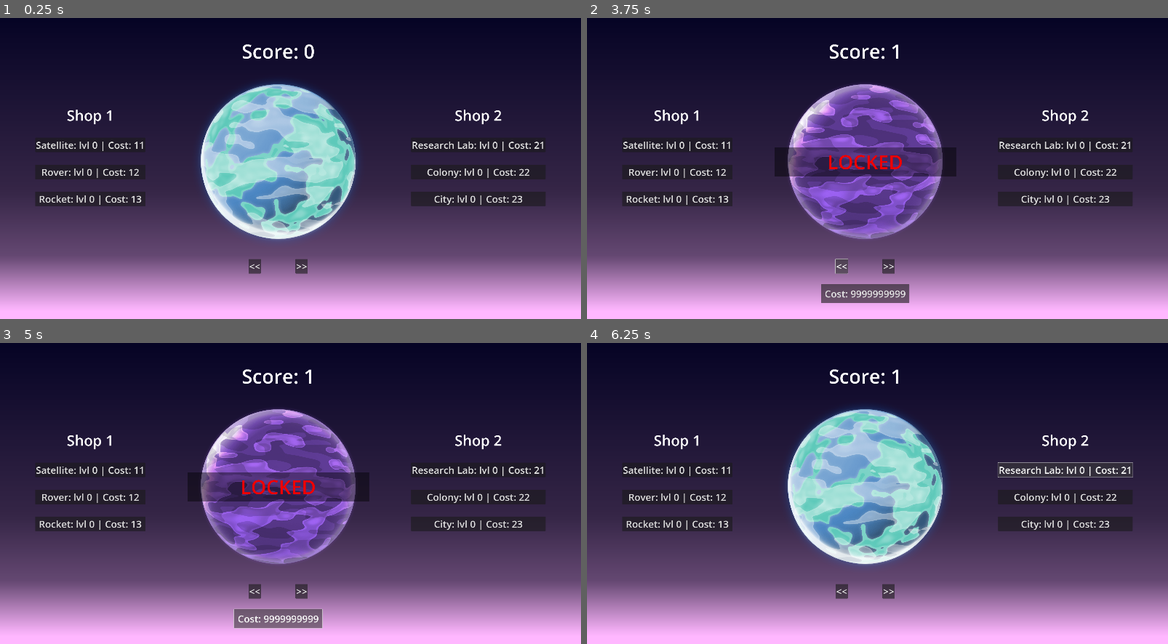
Above: before the commit, frames 1-4 (two rows, left to right).
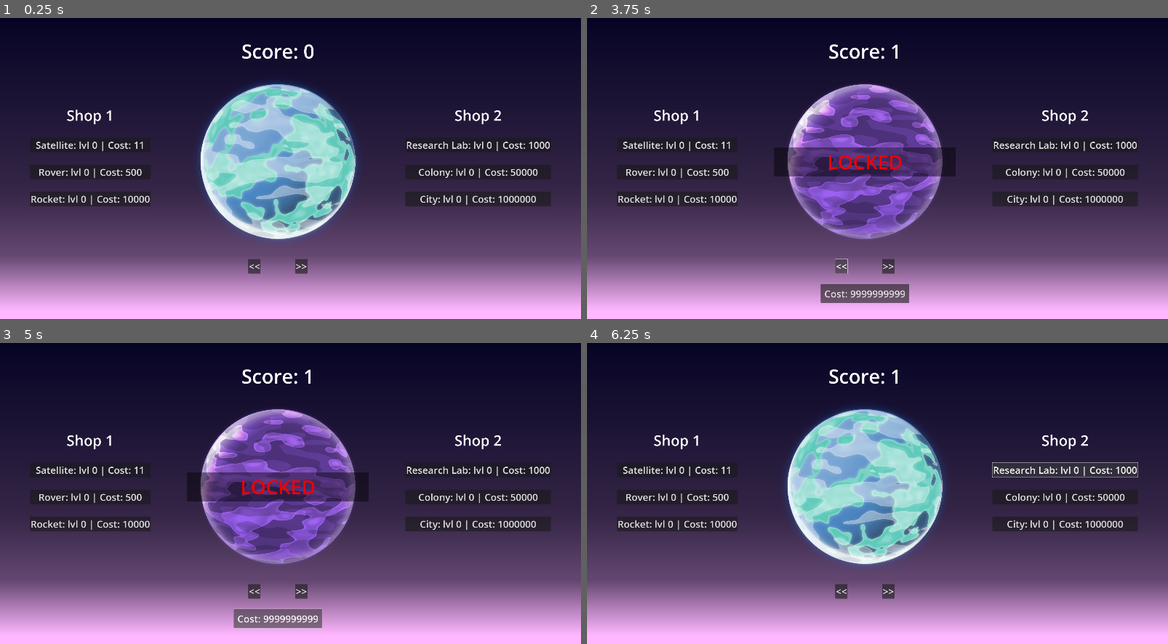
Above: after the commit, the same moments.

Repository: JStaed/planet-clicker-game
Game: Godot game, scene res://scenes/main.tscn
Same seed, same stepped clock (60 frames per second), same inputs: the game is played once before the commit and once after it. The project has no main scene, so this scene is started directly.
Inputs (mouse positions are in pixels of both pictures, inside the frame that each line leads up to):
- Up to frame 1 (0.25 s): no input
- Up to frame 2 (3.75 s): click "Satellite: lvl 0 | Cost: 11" at 0.5 s; click "Rover: lvl 0 | Cost: 12" (after the commit: "Rover: lvl 0 | Cost: 500") at 1.25 s; click "Rocket: lvl 0 | Cost: 13" (after the commit: "Rocket: lvl 0 | Cost: 10000") at 2 s; click (865, 162) at 2.75 s; click "<<" at 3.5 s
- Up to frame 3 (5 s): click "Cost: 9999999999" at 4.25 s
- Up to frame 4 (6.25 s): click ">>" at 5 s; click "Research Lab: lvl 0 | Cost: 21" (after the commit: "Research Lab: lvl 0 | Cost: 1…") at 5.75 s

The runs differ from the first frame. In frame 1, 2.1% of the frame differs, in the area x 5-95%, y 8-86%; in frame 2, 2.2%; in frame 3, 2.2%, in the area x 5-95%, y 8-95%; in frame 4, 2.1%.

Commit message:
Finished

Diff:
--- a/scenes/main.tscn
+++ b/scenes/main.tscn
@@ -51,7 +51,7 @@
 
 [node name="HSpacer" parent="CanvasLayer/Control/CanvasContainer" instance=ExtResource("1_jyhfs")]
 layout_mode = 2
-size_flags_stretch_ratio = 0.5
+size_flags_stretch_ratio = 0.25
 
 [node name="Left" type="VBoxContainer" parent="CanvasLayer/Control/CanvasContainer"]
 layout_mode = 2
@@ -99,7 +99,7 @@
 
 [node name="HSpacer4" parent="CanvasLayer/Control/CanvasContainer" instance=ExtResource("1_jyhfs")]
 layout_mode = 2
-size_flags_stretch_ratio = 0.5
+size_flags_stretch_ratio = 0.25
 
 [node name="Middle" type="VBoxContainer" parent="CanvasLayer/Control/CanvasContainer"]
 layout_mode = 2
@@ -198,7 +198,7 @@
 
 [node name="HSpacer3" parent="CanvasLayer/Control/CanvasContainer" instance=ExtResource("1_jyhfs")]
 layout_mode = 2
-size_flags_stretch_ratio = 0.5
+size_flags_stretch_ratio = 0.25
 
 [node name="Right" type="VBoxContainer" parent="CanvasLayer/Control/CanvasContainer"]
 layout_mode = 2
@@ -246,7 +246,7 @@
 
 [node name="HSpacer2" parent="CanvasLayer/Control/CanvasContainer" instance=ExtResource("1_jyhfs")]
 layout_mode = 2
-size_flags_stretch_ratio = 0.5
+size_flags_stretch_ratio = 0.25
 
 [node name="ScorePerSecond" type="Timer" parent="."]
 autostart = true
--- a/scripts/control_manager.gd
+++ b/scripts/control_manager.gd
@@ -55,13 +55,13 @@
 
 var shop_1_prices = [
 	11,
-	12,
-	13
+	500,
+	10000
 ]
 var shop_2_prices = [
-	21,
-	22,
-	23
+	1000,
+	50000,
+	1000000
 ]
 
 var shop_1_upgrade = [
@@ -163,3 +163,4 @@
 
 func _on_score_per_second_timeout() -> void:
 	score += score_per_second * (selected_sprite+1)
+	$CanvasContainer/Middle/ScoreLabel.text = "Score: " + str(score)
